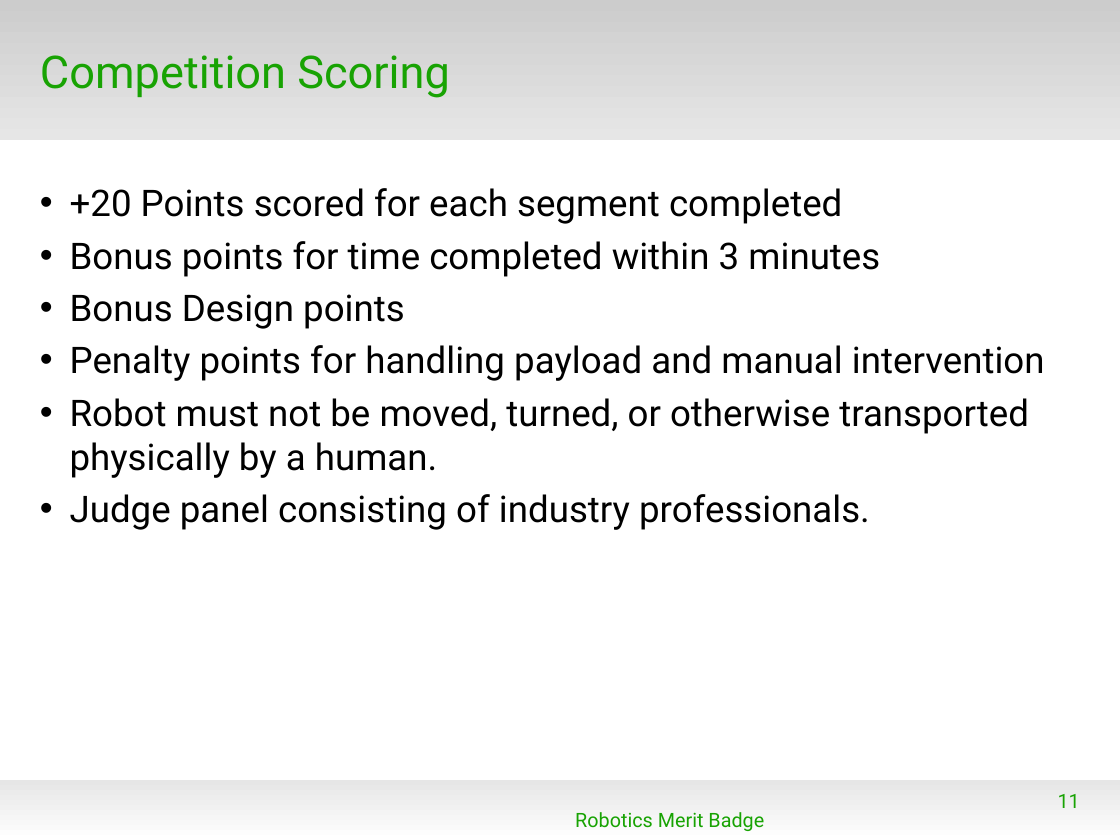
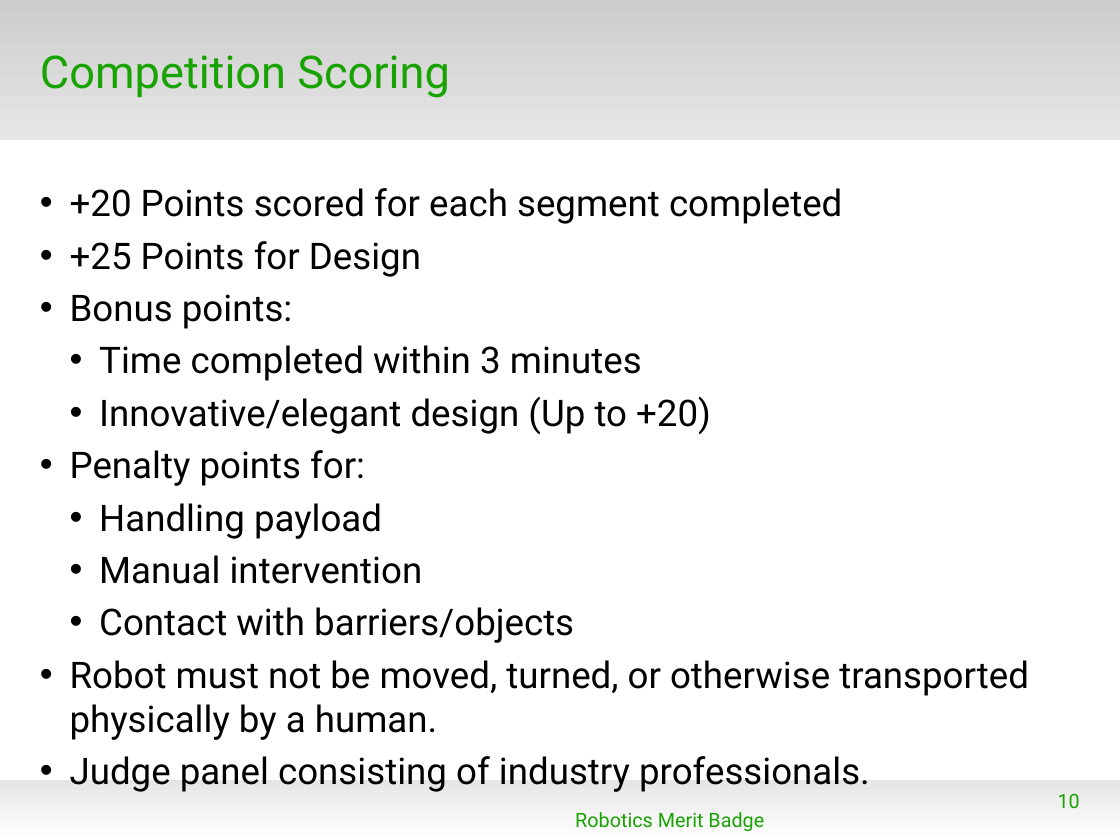
Before and after one commit to spiderman-2099/RoboticsMB, a slide deck: slide 10 of doc/RMB_Session4.odp (slide 11 before the commit). Drawn at 1120x840 pixels with LibreOffice and Linux fonts; fonts in the diff are those of the drawing; background and template pictures are left out. Boxes give left, top, right and bottom in pixels: in the first picture for what was removed or moved away, otherwise in the second. Text is boxed around its words. In the diff, an @@ line names an element or a change of style, - is before the commit and + after.

```diff
--- a/doc/RMB_Session4.odp
+++ b/doc/RMB_Session4.odp
@@ text at [70, 241, 711, 643]: text changed @@
-• Bonus points for time completed within 3 minutes
-• Bonus Design points
-• Penalty points for handling payload and manual intervention
+• +25 Points for Design
+• Bonus points:
+  • Time completed within 3 minutes
+  • Innovative/elegant design (Up to +20)
+• Penalty points for:
+  • Handling payload
+  • Manual intervention
+  • Contact with barriers/objects
@@ page number at [1058, 793, 1080, 808]: text changed @@
-11
+10
```
Also in this commit, not shown: 1 other slide changed, 2 slides added, 2 slides removed.
